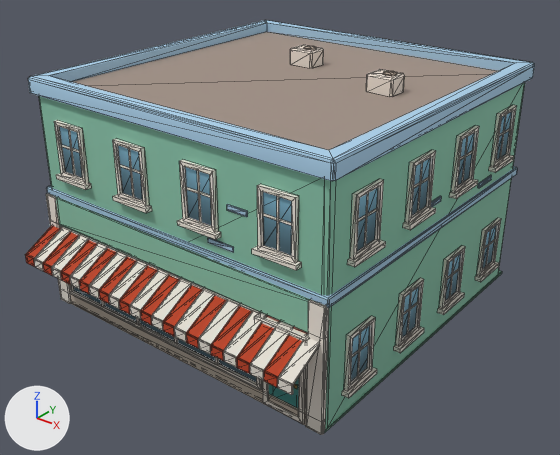
Renders of the glTF model newcity/art/kit/vee_right3.glb from each side of a commit.
Camera for both pictures: a 50 mm lens placed at (16.06, -20.6, 15.12), pointed at (0.45, -1.08, 3.02). Arrows for +X, +Y and +Z are at lower left; the lights stay in place. The first picture is the older version. Mesh edges are drawn as thin lines. Vertices at exactly the same position are counted once.

Objects in the first picture: 'vee_right3'.
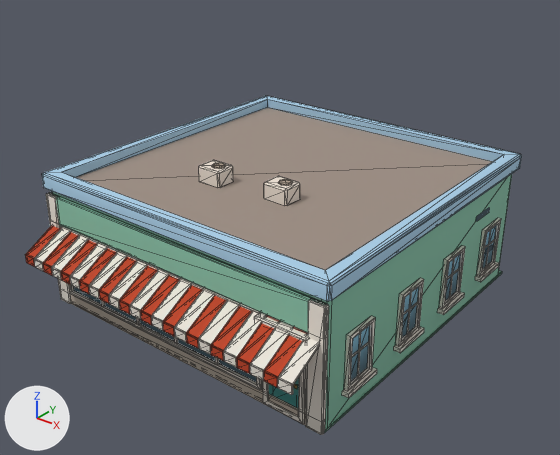
Scene script edits in JSON lines:
```json
{"block": "me_vee_right3", "where": "# used by ob_vee_right3; location = (0.0, 0.0, 0.0)"}
{"op": "remove", "block": "me_vee_right3", "code": "me_vee_right3.from_pydata(...)  # 1440 vertices, 2046 faces; spans x -6.24..6.24, y -7.39..6.16, z 0.0..8.71"}
{"op": "add", "block": "me_vee_right3", "code": "me_vee_right3.from_pydata(...)  # 1036 vertices, 1554 faces; spans x -6.24..6.24, y -7.39..6.16, z 0.0..5.31"}
{"block": "me_vee_right3", "change": "me_vee_right3 part 1: the loose piece of 16 vertices spanning x 1.69..2.69, y -6.04..-6.0, z 4.78..4.95 is scaled about its middle by (0.493, 1, 1), then moved by (2.05, 0.0, -3.28)"}
{"block": "me_vee_right3", "change": "me_vee_right3 part 2: the loose piece of 16 vertices spanning x 2.5..3.25, y -6.04..-6.0, z 6.06..6.23 is scaled about its middle by (1.34, 1, 1), then moved by (2.64, 0.0, -3.37)"}
{"block": "me_vee_right3", "change": "me_vee_right3 part 3: the loose piece of 16 vertices spanning x 6.0..6.04, y 2.83..3.83, z 4.73..4.9 is moved by (0.0, 0.17, -1.32)"}
{"block": "me_vee_right3", "change": "me_vee_right3 part 4: the loose piece of 16 vertices spanning x 6.0..6.04, y -0.96..0.04, z 5.21..5.38 is scaled about its middle by (1, 0.493, 1), then moved by (0.0, 4.92, -3.6)"}
{"block": "me_vee_right3", "change": "me_vee_right3 part 5: the loose piece of 48 vertices spanning x -6.16..6.16, y -6.16..6.16, z 7.9..8.45 is moved by (0.0, 0.0, -3.4)"}
{"block": "me_vee_right3", "change": "me_vee_right3 part 6: the loose piece of 16 vertices spanning x -0.95..-0.47, y 1.89..2.37, z 8.67..8.71 is moved by (-0.64, -4.35, -3.4)"}
{"block": "me_vee_right3", "change": "me_vee_right3 part 7: the loose piece of 20 vertices spanning x -1.36..-0.36, y 1.73..2.53, z 8.07..8.67 is moved by (-0.64, -4.35, -3.4)"}
{"block": "me_vee_right3", "change": "me_vee_right3 part 8: the loose piece of 16 vertices spanning x 3.19..3.67, y 0.6..1.08, z 8.67..8.71 is moved by (-2.04, -2.8, -3.4)"}
{"block": "me_vee_right3", "change": "me_vee_right3 part 9: the loose piece of 20 vertices spanning x 2.78..3.78, y 0.44..1.24, z 8.07..8.67 is moved by (-2.04, -2.8, -3.4)"}
{"block": "me_vee_right3", "change": "me_vee_right3 part 10: 48 loose pieces with 384 vertices, spanning x -6.24..6.24, y -6.24..5.12, z 5.12..7.15, are deleted"}
{"block": "me_vee_right3", "change": "me_vee_right3 part 11"}
{"block": "me_vee_right3", "change": "32 vertices are removed from x -6.08..6.08, y -6.08..6.08, z 4.24..7.9"}
{"block": "me_vee_right3", "change": "70 faces are deleted"}
{"block": "me_vee_right3", "change": "12 new vertices lie (0.0, 0.0, 4.5) away from vertices in x -6.0..6.0, y -6.0..6.0, z 0.0"}
{"block": "me_vee_right3", "change": "34 new faces join them"}
{"block": "me_vee_right3", "change": "other edits to the shape of me_vee_right3 do not show in these pictures"}
```

Changed parts and their boxes [x1, y1, x2, y2] in the pictures (560 x 455 px; the box of a moved part takes in the faces that stretch with it):
```json
{"object": "vee_right3", "change": "reshaped", "before": [25, 20, 535, 435], "after": [25, 96, 522, 435], "on screen": "18% shorter"}
{"part": 1, "of": "me_vee_right3", "change": "moved or reshaped", "before": [208, 237, 234, 252], "on screen": "not visible afterwards"}
{"part": 2, "of": "me_vee_right3", "change": "moved or reshaped", "before": [227, 204, 248, 217], "on screen": "not visible afterwards"}
{"part": 3, "of": "me_vee_right3", "change": "moved or reshaped", "before": [478, 175, 492, 188], "after": [476, 208, 490, 221]}
{"part": 4, "of": "me_vee_right3", "change": "moved or reshaped", "before": [431, 196, 441, 207], "after": [486, 246, 492, 254]}
{"part": 5, "of": "me_vee_right3", "change": "moved or reshaped", "before": [28, 20, 535, 181], "after": [42, 96, 522, 301]}
{"part": 6, "of": "me_vee_right3", "change": "moved or reshaped", "before": [304, 46, 317, 50], "after": [212, 163, 226, 169]}
{"part": 7, "of": "me_vee_right3", "change": "moved or reshaped", "before": [290, 45, 324, 68], "after": [199, 160, 233, 188]}
{"part": 8, "of": "me_vee_right3", "change": "moved or reshaped", "before": [383, 71, 397, 76], "after": [278, 179, 293, 186]}
{"part": 9, "of": "me_vee_right3", "change": "moved or reshaped", "before": [366, 69, 405, 97], "after": [264, 176, 300, 206]}
{"part": 10, "of": "me_vee_right3", "change": "deleted", "before": [54, 105, 516, 270]}
{"part": 11, "of": "me_vee_right3", "change": "cut back", "before": [39, 83, 525, 427], "after": [52, 174, 512, 427]}
```
